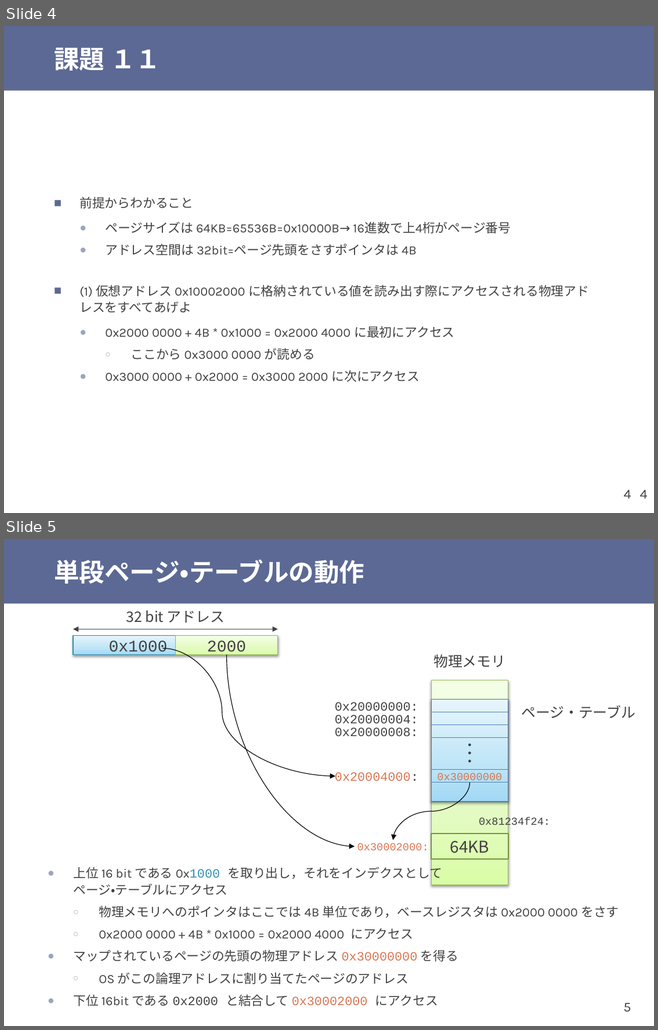
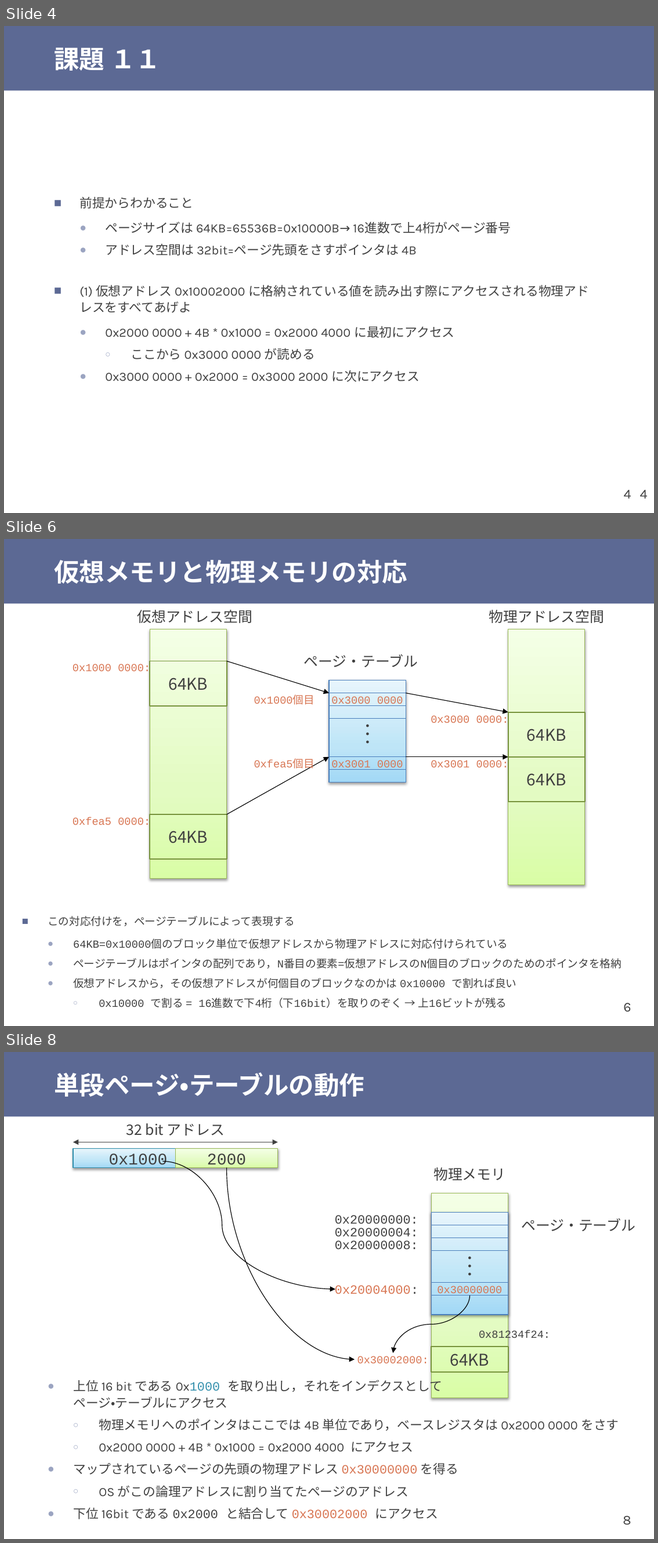
Before and after one commit to shioyadan/otya-computer-architecture-i, a slide deck: cai-shioya-12.pptx. Shown one above the other, each under a label of ours: slides 4 and 5 before the commit, slides 4, 6 and 8 after it; the slides between them are not shown. The pictures are 658x1030 and 658x1543 pixels, drawn with LibreOffice and Linux fonts; fonts in the diff are those of the drawing. Boxes give left, top, right and bottom in pixels: in the first picture for what was removed or moved away, otherwise in the second. Text is boxed around its words. In the diff, an @@ line names an element or a change of style, - is before the commit and + after.

```diff
--- a/cai-shioya-12.pptx
+++ b/cai-shioya-12.pptx
@@ slide 6 added at (4, 539, 654, 1026), background #FFFFFF; not listed: 2 template elements that a slide beside it also shows @@
@@ title added at (54, 560, 407, 584), 28 pt, text #FFFFFF, bold @@
+仮想メモリと物理メモリの対応
@@ text added at (137, 610, 252, 623), 16 pt, text #404040 @@
+仮想アドレス空間
@@ text added at (489, 610, 604, 623), 16 pt, text #404040 @@
+物理アドレス空間
@@ rectangle added at (150, 629, 226, 879), fill gradient #DAFDA7 to #E4FCC2 to #F5FFE7, outline #98B955 0.75 pt @@
@@ rectangle added at (508, 629, 585, 885), fill gradient #DAFDA7 to #E4FCC2 to #F5FFE7, outline #98B955 0.75 pt @@
@@ text added at (304, 654, 418, 667), 16 pt, text #404040 @@
+ページ・テーブル
@@ text added at (72, 664, 150, 675), 12 pt, text #D87552 @@
+0x1000 0000:
@@ rectangle added at (150, 661, 226, 706), outline #77933C 1.25 pt, 18 pt, text #404040 @@
+64KB
@@ arrow added from (227, 661) to (329, 693), #000000 0.75 pt @@
@@ rectangle added at (329, 681, 405, 783), fill gradient #A2D9F7 to #BFE4F8 to #E6F5FD, outline #2E8DAB 0.75 pt @@
@@ rectangle added at (329, 681, 405, 694), outline #4B7EBC 0.75 pt @@
@@ rectangle added at (329, 693, 405, 706), outline #4B7EBC 0.75 pt @@
@@ rectangle added at (329, 693, 405, 706), outline #4B7EBC 0.75 pt, 12 pt, text #D87552 @@
+0x3000 0000
@@ arrow added from (405, 693) to (508, 712), #000000 0.75 pt @@
@@ text added at (254, 696, 314, 705), 12 pt, text #D87552 @@
+0x1000個目
@@ rectangle added at (329, 706, 405, 719), outline #4B7EBC 0.75 pt @@
@@ rectangle added at (508, 712, 585, 757), outline #77933C 1.25 pt, 18 pt, text #404040 @@
+64KB
@@ rectangle added at (329, 719, 405, 783), outline #4B7EBC 0.75 pt, 18 pt, text #404040 @@
+･･･
@@ text added at (430, 715, 509, 726), 12 pt, text #D87552 @@
+0x3000 0000:
@@ arrow added from (227, 815) to (329, 757), #000000 0.75 pt @@
@@ text added at (254, 760, 314, 771), 12 pt, text #D87552 @@
+0xfea5個目
@@ rectangle added at (329, 757, 405, 770), outline #4B7EBC 0.75 pt, 12 pt, text #D87552 @@
+0x3001 0000
@@ arrow added from (405, 757) to (508, 757), #000000 0.75 pt @@
@@ text added at (430, 760, 509, 771), 12 pt, text #D87552 @@
+0x3001 0000:
@@ rectangle added at (508, 757, 585, 802), outline #77933C 1.25 pt, 18 pt, text #404040 @@
+64KB
@@ rectangle added at (150, 815, 226, 859), outline #77933C 1.25 pt, 18 pt, text #404040 @@
+64KB
@@ text added at (72, 817, 150, 828), 12 pt, text #D87552 @@
+0xfea5 0000:
@@ text added at (48, 916, 621, 1008), 12 pt, text #404040 @@
+■ この対応付けを，ページテーブルによって表現する
+  ● 64KB=0x10000個のブロック単位で仮想アドレスから物理アドレスに対応付けられている
+  ● ページテーブルはポインタの配列であり，N番目の要素=仮想アドレスのN個目のブロックのためのポインタを格納
+  ● 仮想アドレスから，その仮想アドレスが何個目のブロックなのかは 0x10000 で割れば良い
+    ○ 0x10000 で割る = 16進数で下4桁（下16bit）を取りのぞく → 上16ビットが残る
@@ what was slide 5 is now slide 8 @@
@@ page number at (622, 1516, 630, 1525): text changed @@
-5
+8
```
Also in this commit, not shown: 2 other slides added, 2 other files.
